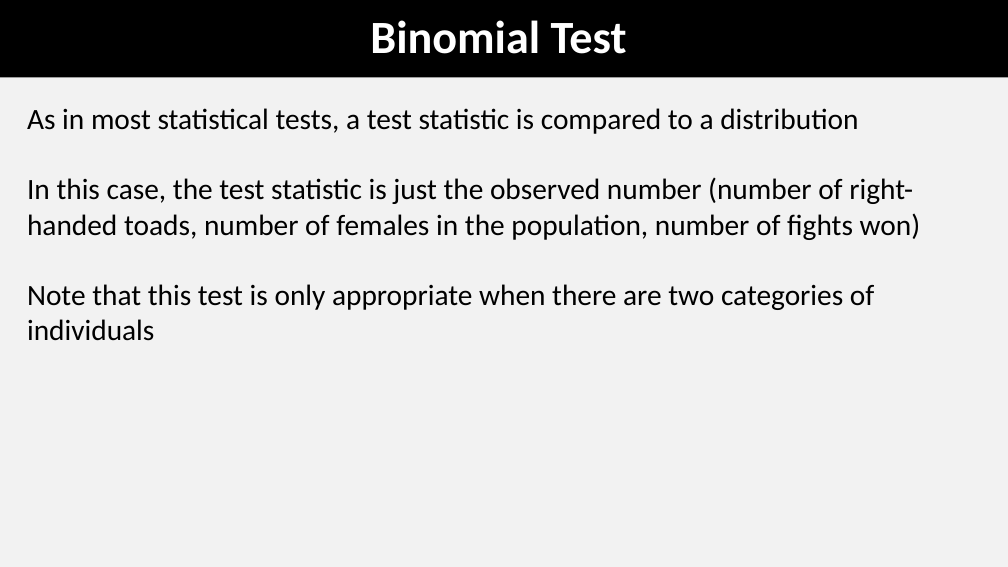
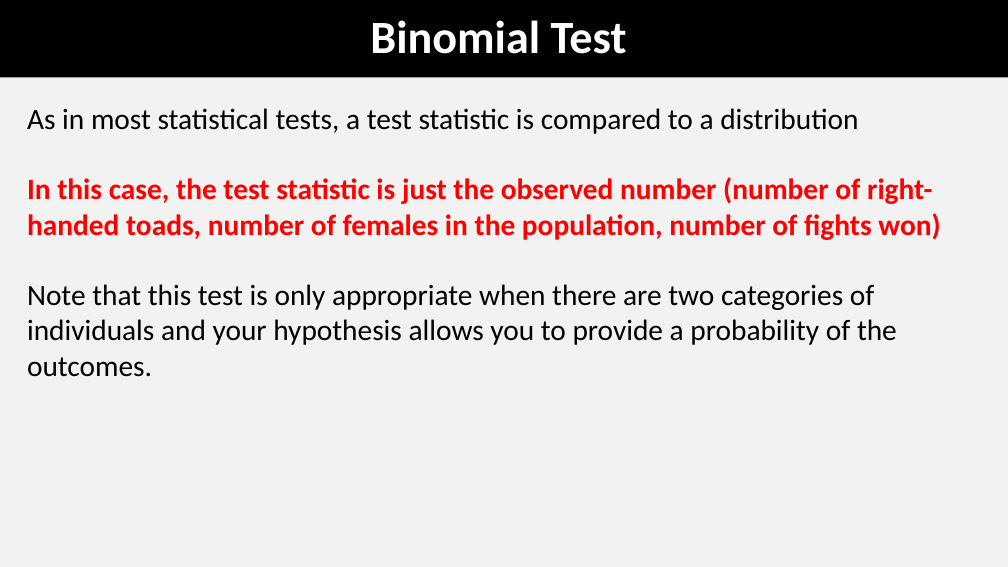
Before and after one commit to coleoguy/coleoguy.github.io, a slide deck: slide 22 of teaching/expdes/lec4.pptx. Drawn at 1008x567 pixels with LibreOffice and Linux fonts; fonts in the diff are those of the drawing. Boxes give left, top, right and bottom in pixels: in the first picture for what was removed or moved away, otherwise in the second. Text is boxed around its words. In the diff, an @@ line names an element or a change of style, - is before the commit and + after.

```diff
--- a/teaching/expdes/lec4.pptx
+++ b/teaching/expdes/lec4.pptx
@@ text at (27, 177, 940, 240): text colour #000000 to #FF0000, bold on in "In this case, the test statistic is ..." @@
@@ text at (27, 284, 897, 377): text changed @@
-Note that this test is only appropriate when there are two categories of individuals
+Note that this test is only appropriate when there are two categories of individuals and your hypothesis allows you to provide a probability of the outcomes.
```
Also in this commit, not shown: 5 other slides changed, 5 other files.
